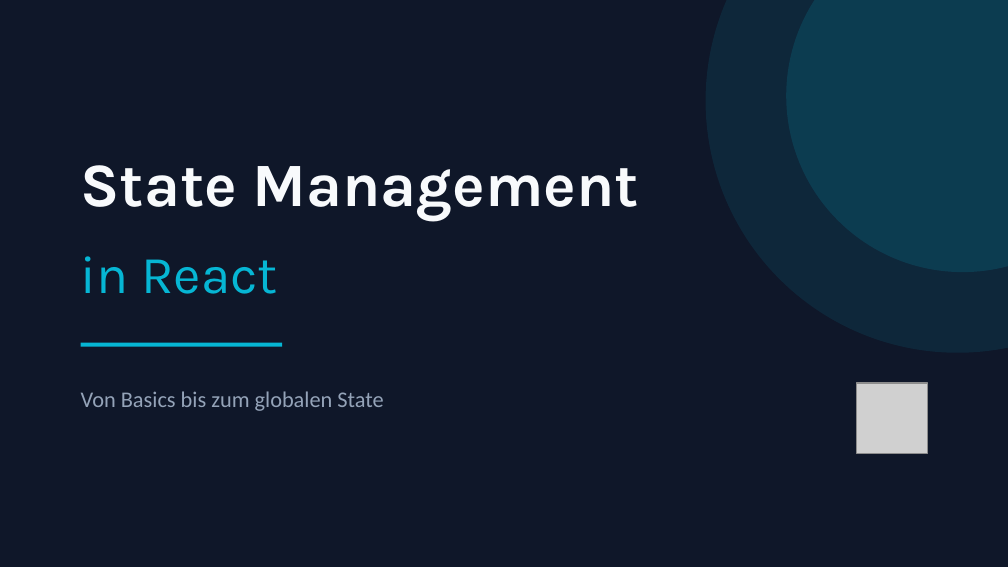
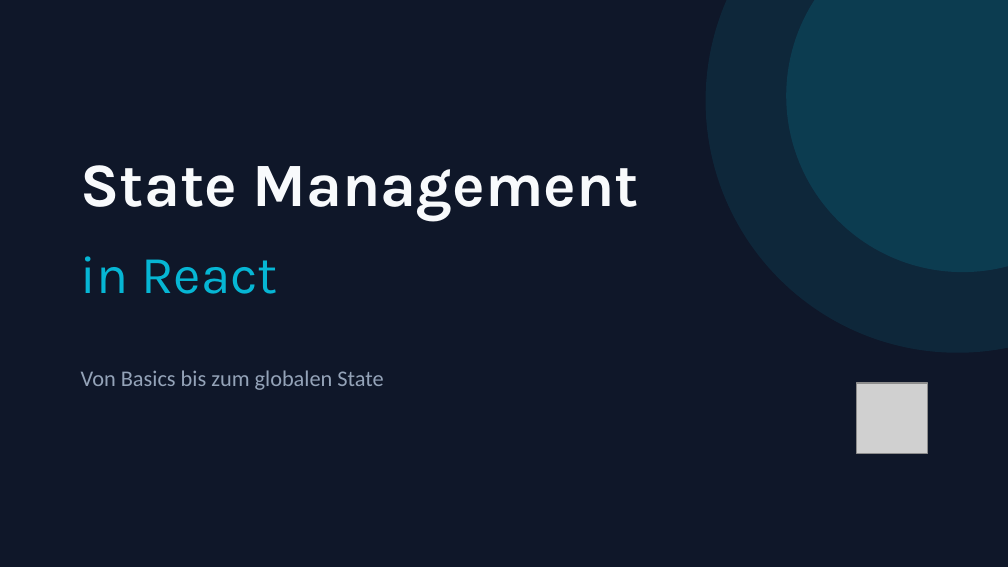
Before and after one commit to trungvt138/medieninformatik, a slide deck: slide 1 of WebProgramming/6.Termin/state-management-react.pptx. Drawn at 1008x567 pixels with LibreOffice and Linux fonts; fonts in the diff are those of the drawing; grey boxes stand for pictures. Boxes give left, top, right and bottom in pixels: in the first picture for what was removed or moved away, otherwise in the second. Text is boxed around its words. In the diff, an @@ line names an element or a change of style, - is before the commit and + after.

```diff
--- a/WebProgramming/6.Termin/state-management-react.pptx
+++ b/WebProgramming/6.Termin/state-management-react.pptx
@@ text "Von Basics bis zum globalen ..." moved from (x1=81, y1=391, x2=383, y2=411) to (x1=81, y1=370, x2=383, y2=390) @@
@@ rectangle removed at (x1=81, y1=343, x2=282, y2=347) @@
```
Also in this commit, not shown: 4 other slides changed, 9 slides added, 9 slides removed, 5 other files.
